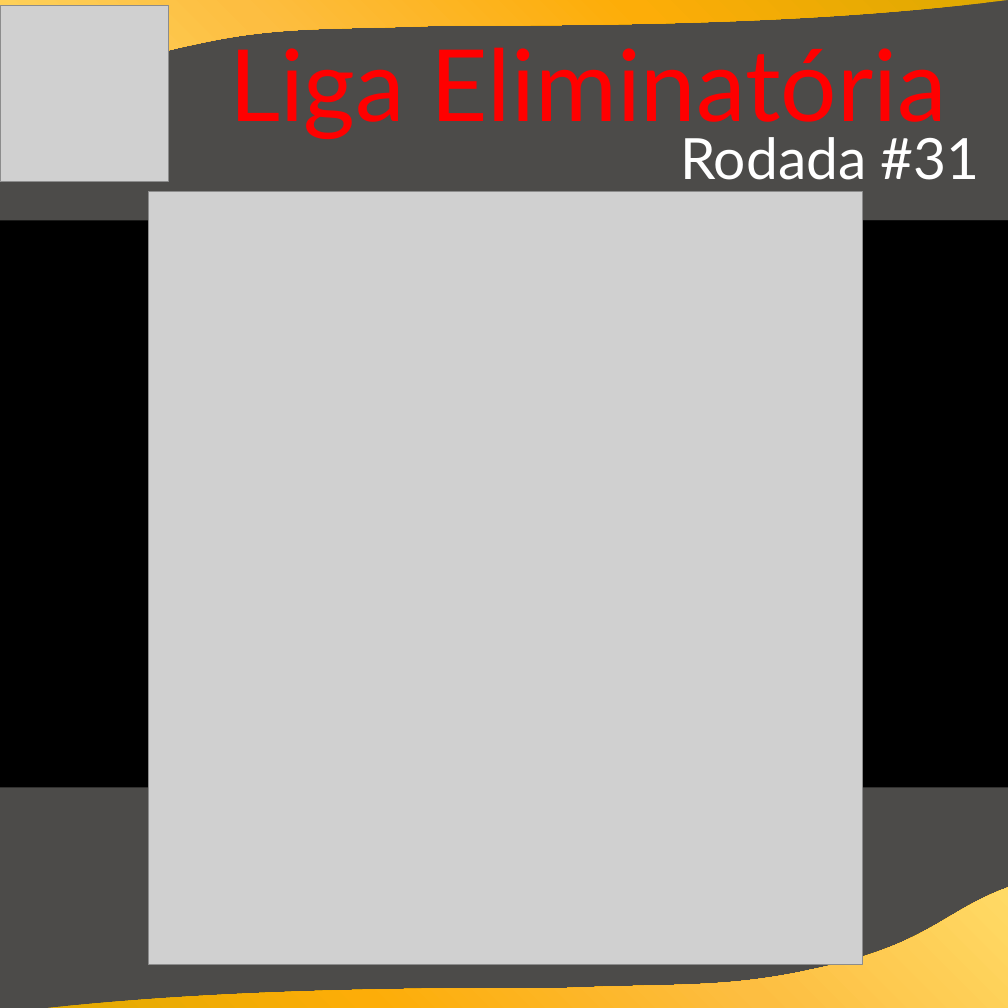
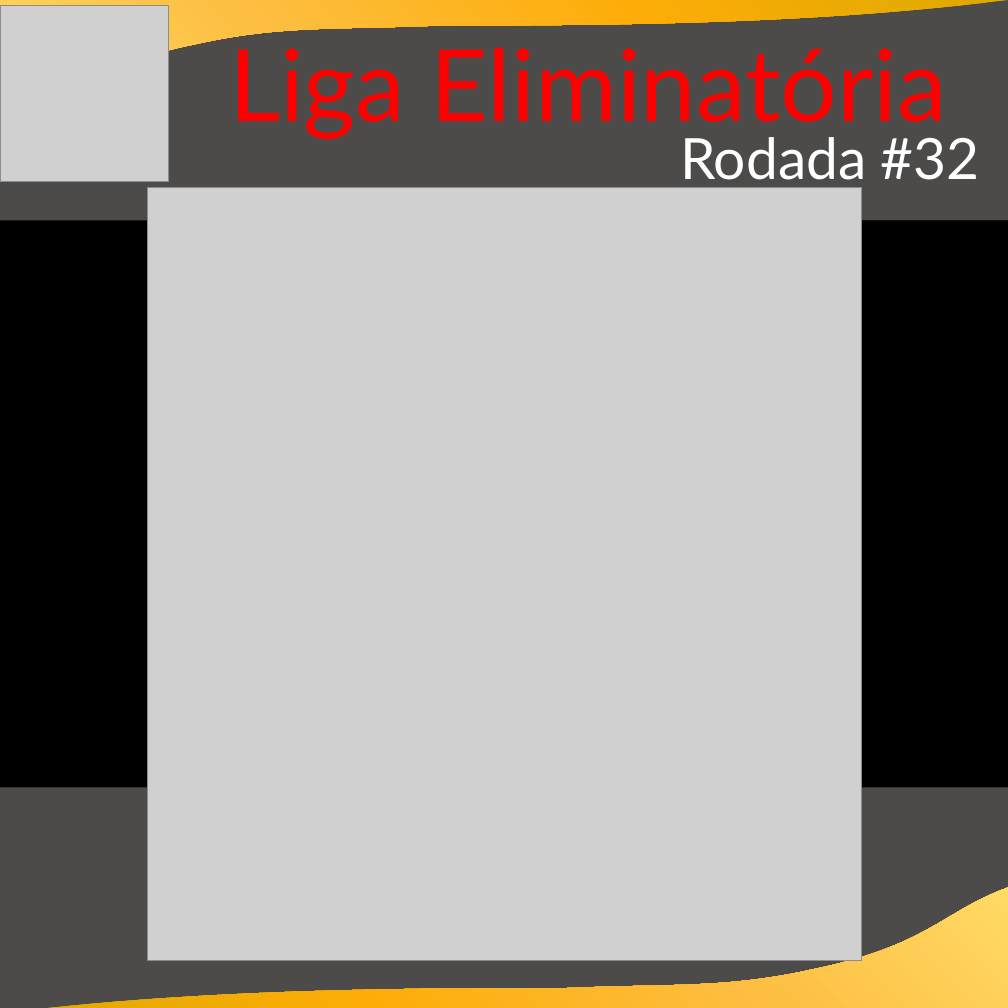
Before and after one commit to cknakayama/automacao_ligaroletarussa2021, a slide deck: slide 9 of Informativos.pptx. Drawn at 1008x1008 pixels with LibreOffice and Linux fonts; fonts in the diff are those of the drawing; grey boxes stand for pictures; background and template pictures are left out. Boxes give left, top, right and bottom in pixels: in the first picture for what was removed or moved away, otherwise in the second. Text is boxed around its words. In the diff, an @@ line names an element or a change of style, - is before the commit and + after.

Commit message:
rodada 32

```diff
--- a/Informativos.pptx
+++ b/Informativos.pptx
@@ text at [680, 137, 980, 189]: text changed @@
-Rodada #31
+Rodada #32
@@ picture: place and size @@
-picture at [149, 192, 862, 965]
+picture at [148, 188, 861, 961]
```
Also in this commit, not shown: 3 other slides changed, 3 other files.
